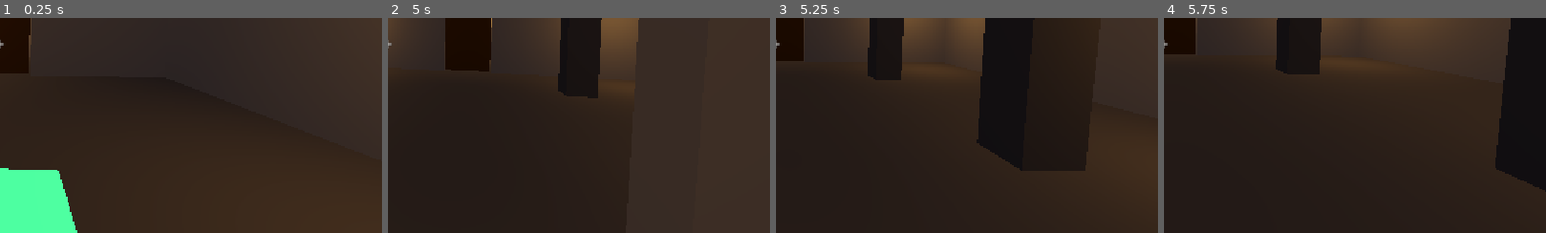
Above: before the commit, frames 1-4 (left to right).
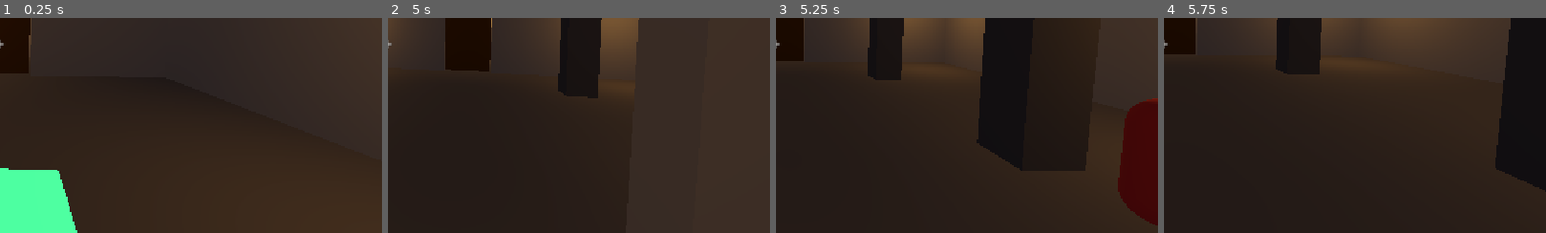
Above: after the commit, the same moments.

Repository: AdityaSrivastava27/godot-3d-dungeon-game-new
Game: Godot game, scene res://Scenes/Main.tscn
Two runs of this game, one before a commit and one after it. Both use one fixed random seed, a clock stepped at 60 frames per second and the inputs below.
Inputs (mouse positions are % of the whole screen's width and height, from its top left):
- Up to frame 1 (0.25 s): no input
- Up to frame 2 (5 s): tap Enter (ui_accept) at 0.5, 0.77, 1.52, 3.02, 3.77, 4.52 s; move the mouse to (55, 50) at 0.52 s; press the mouse at (55, 50) at 0.53 s; hold W (move_forward) from 0.53 s (still down); move the mouse to (45, 50) at 1.27 s; release the mouse at (45, 50) at 1.28 s; click (45, 50) at 1.35 s; move the mouse to (52, 48) at 2.02 s; press the mouse at (52, 48) at 2.03 s; move the mouse to (49, 52) at 2.77 s; release the mouse at (49, 52) at 2.78 s; click (49, 52) at 2.85 s; move the mouse to (57, 51) at 3.52 s; press the mouse at (57, 51) at 3.53 s; move the mouse to (42, 49) at 4.27 s; release the mouse at (42, 49) at 4.28 s; click (42, 49) at 4.35 s
- Up to frame 3 (5.25 s): keep holding W (move_forward); tap R (reload) at 5 s; move the mouse to (51, 50) at 5.02 s; press the mouse at (51, 50) at 5.03 s
- Up to frame 4 (5.75 s): keep holding W (move_forward)
The pictures show only the part of the screen within x 50-100%, y 44-94%; the shares and areas given below are measured in that part.

Frames 1-2 are identical in both runs. In frame 3, 4.9% of the frame differs, in the area x 89-100%, y 37-97%; in frame 4, nothing differs.

Commit message:
Add patrolling guards with line-of-sight chasing
One guard in each room other than the one the player starts in: R2, R3 and
R4. Corridors are not rooms and have none.

Each guard walks a fixed loop of waypoints laid out clear of that room's
pillars, crates and dais, so patrolling never wedges it against the scenery.
Sight is a cone plus a clear line: in range, inside the cone it is facing,
and nothing solid in between. On sight it charges the player at 1.5x its
patrol speed, and keeps going for a moment after losing them so ducking
behind a pillar does not switch it off instantly.

Guards sit on collision layer 2. The camera's obstruction ray only looks at
layer 1, so a guard chasing from behind cannot drag the camera onto the
player, while shots, which query every layer, still hit them. The player's
mask now covers layer 2 so the two bodies collide instead of overlapping.

Speed is left as an exported 1x of 2.5 m/s, giving a 3.75 m/s chase. Both are
under the player's 5.0, so the player can still break away.

Co-Authored-By: Claude Opus 5 <noreply@anthropic.com>

Diff:
--- a/Scenes/Main.tscn
+++ b/Scenes/Main.tscn
@@ -5,6 +5,7 @@
 [ext_resource type="Script" uid="uid://djo272vdkdncr" path="res://Scripts/door.gd" id="4_door"]
 [ext_resource type="Script" path="res://Scripts/gun.gd" id="5_gun"]
 [ext_resource type="Script" path="res://Scripts/hud.gd" id="6_hud"]
+[ext_resource type="Script" path="res://Scripts/enemy.gd" id="7_enemy"]
 
 [sub_resource type="Environment" id="env_castle"]
 background_mode = 1
@@ -77,6 +78,15 @@
 [sub_resource type="BoxMesh" id="mesh_gun_barrel"]
 size = Vector3(0.07, 0.07, 0.4)
 
+[sub_resource type="StandardMaterial3D" id="mat_enemy"]
+albedo_color = Color(0.72, 0.18, 0.16, 1)
+
+[sub_resource type="StandardMaterial3D" id="mat_enemy_eye"]
+albedo_color = Color(1, 0.85, 0.3, 1)
+emission_enabled = true
+emission = Color(1, 0.7, 0.2, 1)
+emission_energy_multiplier = 3.0
+
 [node name="Main" type="Node3D" unique_id=1397884888]
 
 [node name="WorldEnvironment" type="WorldEnvironment" parent="." unique_id=2143580184]
@@ -612,6 +622,7 @@
 
 [node name="Player" type="CharacterBody3D" parent="." unique_id=1736208171 groups=["player"]]
 transform = Transform3D(1, 0, 0, 0, 1, 0, 0, 0, 1, 0, 1.4, 12)
+collision_mask = 3
 script = ExtResource("1_glv2v")
 
 [node name="CollisionShape3D" type="CollisionShape3D" parent="Player" unique_id=12491522]
@@ -694,3 +705,60 @@
 text = "+"
 horizontal_alignment = 1
 vertical_alignment = 1
+
+[node name="Enemy_R2" type="CharacterBody3D" parent="." unique_id=1900200001 groups=["enemy"]]
+transform = Transform3D(1, 0, 0, 0, 1, 0, 0, 0, 1, -8, 1, -12)
+collision_layer = 2
+collision_mask = 3
+script = ExtResource("7_enemy")
+patrol_points = PackedVector3Array(-8, 0, -12, 8, 0, -12, 8, 0, -24, -8, 0, -24)
+
+[node name="CollisionShape3D" type="CollisionShape3D" parent="Enemy_R2" unique_id=1900200002]
+shape = SubResource("shape_player_cap")
+
+[node name="MeshInstance3D" type="MeshInstance3D" parent="Enemy_R2" unique_id=1900200003]
+material_override = SubResource("mat_enemy")
+mesh = SubResource("mesh_player_cap")
+
+[node name="Eye" type="MeshInstance3D" parent="Enemy_R2" unique_id=1900200004]
+transform = Transform3D(0.18, 0, 0, 0, 0.18, 0, 0, 0, 0.18, 0, 0.5, 0.36)
+material_override = SubResource("mat_enemy_eye")
+mesh = SubResource("mesh_marker")
+
+[node name="Enemy_R4" type="CharacterBody3D" parent="." unique_id=1900200005 groups=["enemy"]]
+transform = Transform3D(1, 0, 0, 0, 1, 0, 0, 0, 1, -29.5, 1, -11.5)
+collision_layer = 2
+collision_mask = 3
+script = ExtResource("7_enemy")
+patrol_points = PackedVector3Array(-29.5, 0, -11.5, -17.5, 0, -11.5, -17.5, 0, -22.5, -29.5, 0, -22.5)
+
+[node name="CollisionShape3D" type="CollisionShape3D" parent="Enemy_R4" unique_id=1900200006]
+shape = SubResource("shape_player_cap")
+
+[node name="MeshInstance3D" type="MeshInstance3D" parent="Enemy_R4" unique_id=1900200007]
+material_override = SubResource("mat_enemy")
+mesh = SubResource("mesh_player_cap")
+
+[node name="Eye" type="MeshInstance3D" parent="Enemy_R4" unique_id=1900200008]
+transform = Transform3D(0.18, 0, 0, 0, 0.18, 0, 0, 0, 0.18, 0, 0.5, 0.36)
+material_override = SubResource("mat_enemy_eye")
+mesh = SubResource("mesh_marker")
+
+[node name="Enemy_R3" type="CharacterBody3D" parent="." unique_id=1900200009 groups=["enemy"]]
+transform = Transform3D(1, 0, 0, 0, 1, 0, 0, 0, 1, -6, 1, -41)
+collision_layer = 2
+collision_mask = 3
+script = ExtResource("7_enemy")
+patrol_points = PackedVector3Array(-6, 0, -41, 6, 0, -41, 6, 0, -47, -6, 0, -47)
+
+[node name="CollisionShape3D" type="CollisionShape3D" parent="Enemy_R3" unique_id=1900200010]
+shape = SubResource("shape_player_cap")
+
+[node name="MeshInstance3D" type="MeshInstance3D" parent="Enemy_R3" unique_id=1900200011]
+material_override = SubResource("mat_enemy")
+mesh = SubResource("mesh_player_cap")
+
+[node name="Eye" type="MeshInstance3D" parent="Enemy_R3" unique_id=1900200012]
+transform = Transform3D(0.18, 0, 0, 0, 0.18, 0, 0, 0, 0.18, 0, 0.5, 0.36)
+material_override = SubResource("mat_enemy_eye")
+mesh = SubResource("mesh_marker")
--- /dev/null
+++ b/Scripts/enemy.gd
@@ -0,0 +1,121 @@
+class_name Enemy
+extends CharacterBody3D
+
+## Room guard. Walks a fixed patrol loop inside its own room, and charges the
+## player when it catches sight of them.
+##
+## Sight is a cone plus a clear line: the player has to be within range, inside
+## the cone the guard is facing, and not behind a wall. Losing sight does not
+## stop the chase instantly -- the guard keeps going for MEMORY_TIME, so
+## stepping behind a pillar for a moment does not switch it straight back to
+## patrolling.
+##
+## `speed` is the 1x patrol speed; the chase runs at CHASE_MULTIPLIER times it.
+## Both stay under the player's own speed, so the player can still break away.
+
+## Patrol loop in world space, walked in order and then repeated. Only x and z
+## are used -- the guard is held on the floor by gravity.
+@export var patrol_points: PackedVector3Array = PackedVector3Array()
+
+@export var speed: float = 2.5          # the 1x patrol speed
+@export var sight_range: float = 14.0
+@export var sight_angle: float = 60.0   # half-angle of the vision cone, degrees
+
+const CHASE_MULTIPLIER := 1.5
+const TURN_SPEED := 8.0
+const WAYPOINT_RADIUS := 0.6   # close enough to count as having arrived
+const EYE_HEIGHT := 0.6        # above the body's centre
+const MEMORY_TIME := 1.5       # seconds of pursuit after the player breaks sight
+
+var chasing: bool = false      # read by the tests and anything watching the guard
+
+var _waypoint: int = 0
+var _memory: float = 0.0
+
+@onready var _player: CharacterBody3D = get_tree().get_first_node_in_group("player")
+
+
+func _physics_process(delta: float) -> void:
+	if not is_on_floor():
+		velocity += get_gravity() * delta
+
+	chasing = _update_awareness(delta)
+
+	var target := _player.global_position if chasing else _current_waypoint()
+	var to_target := target - global_position
+	to_target.y = 0.0
+
+	# Only patrolling advances the loop; a chase heads straight for the player.
+	if not chasing and to_target.length() < WAYPOINT_RADIUS:
+		_waypoint += 1
+		to_target = _current_waypoint() - global_position
+		to_target.y = 0.0
+
+	var pace := speed * (CHASE_MULTIPLIER if chasing else 1.0)
+
+	if to_target.length() > 0.001:
+		var dir := to_target.normalized()
+		velocity.x = dir.x * pace
+		velocity.z = dir.z * pace
+		# Face the way it is going, so the vision cone points down its own path.
+		rotation.y = lerp_angle(rotation.y, atan2(dir.x, dir.z), TURN_SPEED * delta)
+	else:
+		velocity.x = move_toward(velocity.x, 0.0, pace)
+		velocity.z = move_toward(velocity.z, 0.0, pace)
+
+	move_and_slide()
+
+
+## True while the guard is pursuing: either it can see the player right now, or
+## it lost them less than MEMORY_TIME ago.
+func _update_awareness(delta: float) -> bool:
+	if _player == null:
+		return false
+
+	if can_see_player():
+		_memory = MEMORY_TIME
+		return true
+
+	_memory = maxf(_memory - delta, 0.0)
+	return _memory > 0.0
+
+
+## In range, inside the vision cone, and nothing solid in between.
+func can_see_player() -> bool:
+	if _player == null:
+		return false
+
+	var eye := global_position + Vector3(0, EYE_HEIGHT, 0)
+	var to_player := _player.global_position - eye
+
+	var flat := Vector2(to_player.x, to_player.z)
+	if flat.length() > sight_range or flat.length() < 0.001:
+		return false
+
+	var forward := global_transform.basis.z
+	var facing := Vector2(forward.x, forward.z)
+	if facing.length() < 0.001:
+		return false
+
+	if absf(rad_to_deg(facing.angle_to(flat))) > sight_angle:
+		return false
+
+	# Mask 1 is the world and the player; other guards are on their own layer
+	# and so never block the view.
+	var query := PhysicsRayQueryParameters3D.create(eye, _player.global_position)
+	query.collision_mask = 1
+	query.collide_with_areas = false
+	query.exclude = [get_rid()]
+
+	var hit := get_world_3d().direct_space_state.intersect_ray(query)
+	return not hit.is_empty() and hit.collider == _player
+
+
+# Falls back to standing still if the scene forgot to give this guard a route.
+func _current_waypoint() -> Vector3:
+	if patrol_points.is_empty():
+		return global_position
+
+	_waypoint = _waypoint % patrol_points.size()
+	var p := patrol_points[_waypoint]
+	return Vector3(p.x, global_position.y, p.z)
Not shown, added: Scripts/enemy.gd.uid
